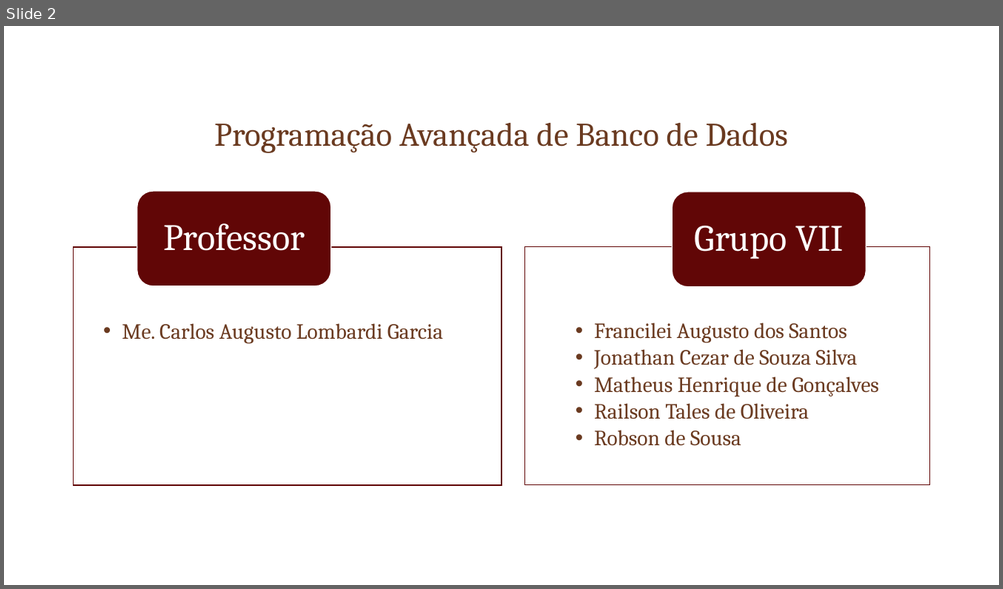
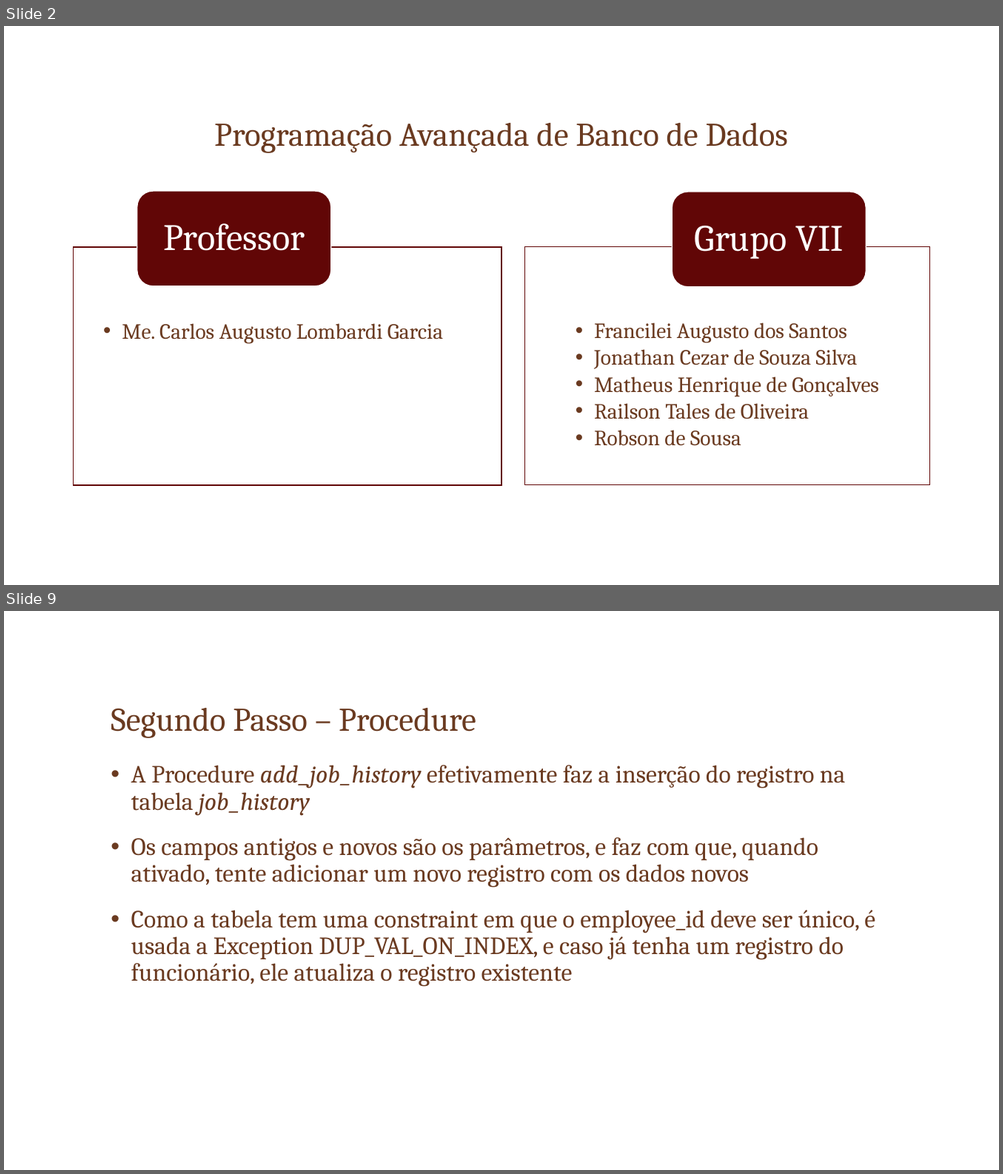
Before and after one commit to robsoncartes/group-vii-triggers, a slide deck: SlideApresentacao/TRIGGERS.pptx. Shown one above the other, each under a label of ours: slide 2 before the commit, slides 2 and 9 after it; the slides between them are not shown. The pictures are 1003x589 and 1003x1174 pixels, drawn with LibreOffice and Linux fonts; fonts in the diff are those of the drawing; background and template pictures are left out. Boxes give left, top, right and bottom in pixels: in the first picture for what was removed or moved away, otherwise in the second. Text is boxed around its words. In the diff, an @@ line names an element or a change of style, - is before the commit and + after.

Commit message:
Slide e Scripts atualizados, e PDF gerado a partir dos Slides

```diff
--- a/SlideApresentacao/TRIGGERS.pptx
+++ b/SlideApresentacao/TRIGGERS.pptx
@@ slide 9 added at (4, 611, 999, 1170), background picture (left out) @@
@@ title added at (111, 708, 476, 738), 32 pt, text #6A3A20 @@
+Segundo Passo – Procedure
@@ text added at (131, 765, 875, 987), 24 pt, text #6A3A20 @@
+• A Procedure add_job_history efetivamente faz a inserção do registro na tabela job_history
+• Os campos antigos e novos são os parâmetros, e faz com que, quando ativado, tente adicionar um novo registro com os dados novos
+• Como a tabela tem uma constraint em que o employee_id deve ser único, é usada a Exception DUP_VAL_ON_INDEX, e caso já tenha um registro do funcionário, ele atualiza o registro existente
```
Also in this commit, not shown: 2 slides changed, 6 other slides added, 12 slides removed, 5 other files.
